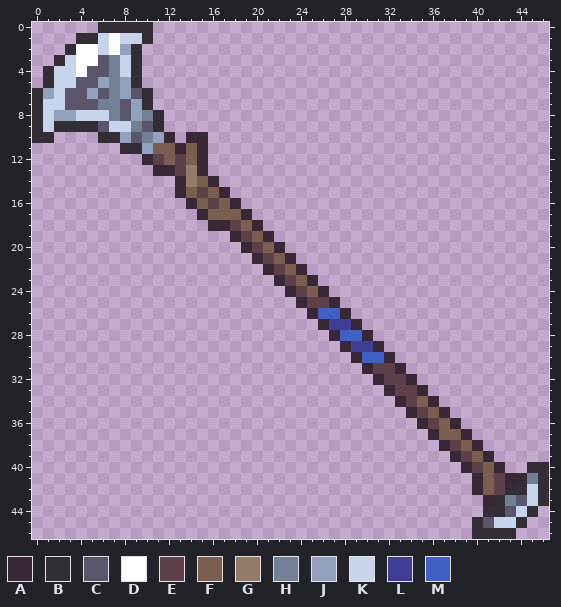
Two states of a pixel-art sprite, Assets/Items/Forest/MonkSpadeProjectile.png. Above, as it was before the edit.
The file is 94x94 pixels, drawn in blocks of 2x2; one block is one cell here.
Palette (. is transparent): A #382836  B #332e36  C #59566c  D #ffffff  E #5e4148  F #7a5e4f  G #947b67  H #728096  J #92a2be  K #c6d4ec  L #3f3e94  M #415fc5
Pixels before, first column x 0:
 0 ......BBBBB....................................
 1 ....BBKDKKB....................................
 2 ...BDDKDJB.....................................
 3 ..BKDDCHKB.....................................
 4 .BKKDCCHKB.....................................
 5 .BKKCCJHJB.....................................
 6 BJKCCJCHJCB....................................
 7 BKKCCCHHCJB....................................
 8 BKJJKKKHCJHB...................................
 9 BKBBBBCKKHCB...................................
10 BB....BBJCHJA.AA...............................
11 ........BBJFFAFA...............................
12 ..........AEFEFA...............................
13 ...........AAEGA...............................
14 .............AGFA..............................
15 .............AFEFA.............................
16 ..............AFEFA............................
17 ...............AFFFA...........................
18 ................AAEFA..........................
19 ..................AEFA.........................
20 ...................AEFA........................
21 ....................AEFA.......................
22 .....................AEFA......................
23 ......................AEFA.....................
24 .......................AEFA....................
25 ........................AEEA...................
26 .........................AMMA..................
27 ..........................ALLA.................
28 ...........................AMMA................
29 ............................ALLA...............
30 .............................AMMA..............
31 ..............................AEEA.............
32 ...............................AEEA............
33 ................................AEEA...........
34 .................................AEFA..........
35 ..................................AEFA.........
36 ...................................AEFA........
37 ....................................AFFA.......
38 .....................................AEFA......
39 ......................................AEFA.....
40 .......................................AEFA..BB
41 ........................................AFEABHB
42 ........................................AFEBBKB
43 .........................................ABHCKB
44 .........................................BBCKB.
45 ........................................BCKKB..
46 ........................................BBBB...
Once edited:
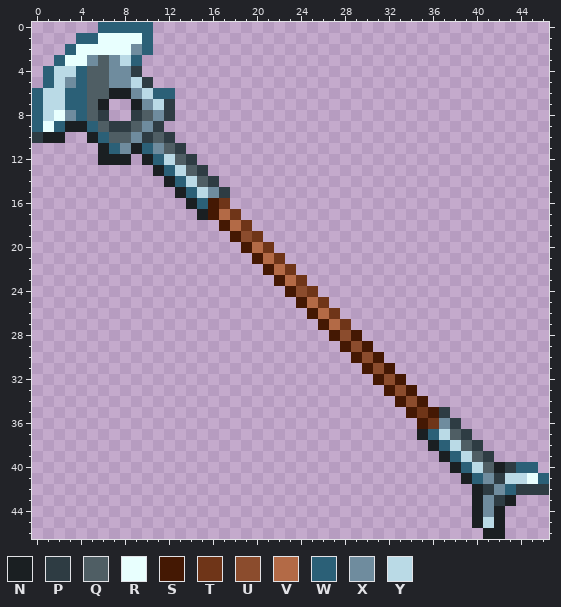
Colours new in this view: N #1a1f22  P #2e3c43  Q #4f5e64  R #e8fffe  S #441803  T #6f3518  U #8b4c2d  V #b36a46  W #2b6077  X #6f8c9e  Y #badae6
What changed:
Changed rows in their new state; - is an unchanged pixel.
first column x 0:
 0 ------WWWWW------------------------------------
 1 ----WWRRRRW------------------------------------
 2 ---WRRRRRXW------------------------------------
 3 --WRRXQXYW-------------------------------------
 4 -WYYWQQXXP-------------------------------------
 5 -WYXWQQXXYP------------------------------------
 6 WYYWWQQNNXYWW----------------------------------
 7 WYYWWQN..NXYP----------------------------------
 8 WYRXWQP..PQXP----------------------------------
 9 WRWNNWQPPQXP-----------------------------------
10 PNN--NWQQXPQP-..-------------------------------
11 ------NWXNWXQP..-------------------------------
12 ------NNN-NWYQP.-------------------------------
13 -----------NWYQP-------------------------------
14 ------------NWYQP------------------------------
15 -------------NWYXP-----------------------------
16 --------------NWST.----------------------------
17 ---------------NSVT.---------------------------
18 ----------------.SVT.--------------------------
19 ------------------SUT.-------------------------
20 -------------------SVT.------------------------
21 --------------------SVT.-----------------------
22 ---------------------SVT.----------------------
23 ----------------------SVT.---------------------
24 -----------------------SUT.--------------------
25 ------------------------SVT.-------------------
26 -------------------------SVT.------------------
27 --------------------------SVT.-----------------
28 ---------------------------SUS.----------------
29 ----------------------------SUS.---------------
30 -----------------------------SUS.--------------
31 ------------------------------SUS.-------------
32 -------------------------------SUS.------------
33 --------------------------------SUS.-----------
34 ---------------------------------SUS.----------
35 ----------------------------------STSP---------
36 -----------------------------------STXP--------
37 -----------------------------------NWYQP-------
38 ------------------------------------NWYQP------
39 -------------------------------------NWYQP-----
40 --------------------------------------NWYQNPWW.
41 ---------------------------------------NWXPYYRW
42 ----------------------------------------NPXWPPP
43 ----------------------------------------NXPN...
44 ----------------------------------------NXN...-
45 ----------------------------------------NYN..--
46 ----------------------------------------.NN.---
Boxes around the changes in both pictures, in picture pixels (x1, y1, x2, y2):
changed: (32, 22, 549, 539)
